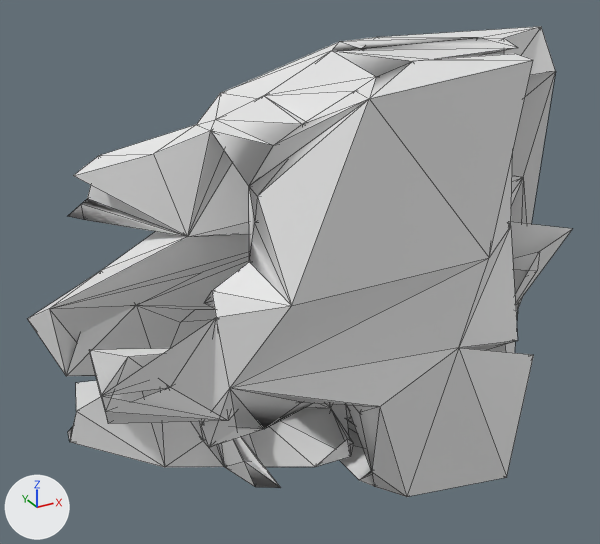
The OBJ model software/models/valkyrie/meshes/reduced_polygon_meshes/palm_Right.obj: old version first, new version second.
The view is the same before and after, from a 50 mm lens placed at (-0.0348, -0.1315, 0.0761), pointed at (0.0446, 0.0129, 0.0039). The lights are fixed; the arrows at lower left show +X, +Y and +Z. Mesh edges are drawn as thin lines. Where no turn or scale is listed for an object, it has been applied to the vertices. Vertices at the same position are counted once.

Objects in the first picture: 'palm_Right'.
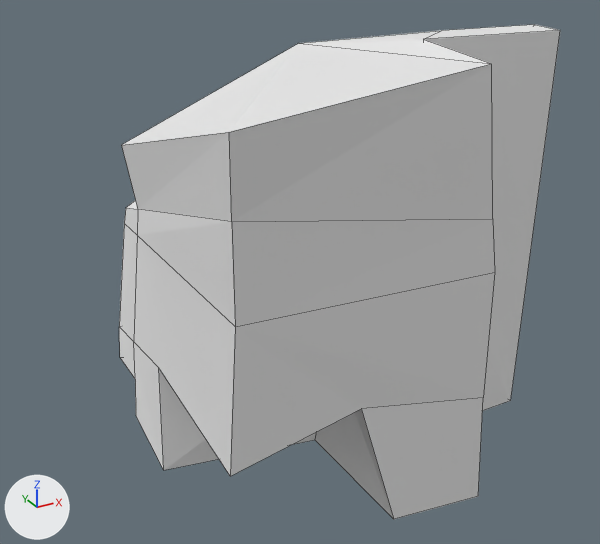
Pixel boxes [x1, y1, x2, y2] of what changed, in the pictures (600 x 544 px):
'palm_Right', reshaped (19% narrower): before [28, 26, 572, 497]; after [119, 25, 560, 519]
part 1 of me_palm_right, rebuilt (16% narrower): before [28, 26, 555, 497]; after [119, 25, 560, 519]
part 2 of me_palm_right, deleted: before [511, 222, 572, 305]

Diff of the bpy script that builds the scene:
```diff
--- a/software/models/valkyrie/meshes/reduced_polygon_meshes/palm_Right.obj.py
+++ b/software/models/valkyrie/meshes/reduced_polygon_meshes/palm_Right.obj.py
@@ mat_material_001 @@
+mat_material_001 = principled_material('Material.001')
+mat_material_001.base_color = (0.8, 0.8, 0.8)  # white #e7e7e7
+mat_material_001.roughness = 1.0
@@ me_palm_right @@
 # used by ob_palm_right; location = (0.0, 0.0, 0.0)
-me_palm_right.from_pydata(...)  # 303 vertices, 806 faces; spans x -0.0111..0.1104, y -0.0196..0.0306, z -0.0472..0.0512
+me_palm_right.from_pydata(...)  # 49 vertices, 43 faces; spans x 0.0099..0.1123, y -0.0219..0.0381, z -0.0508..0.0527
+# me_palm_right part 1: the loose piece of 295 vertices spanning x -0.0111..0.1104, y -0.0196..0.0306, z -0.0472..0.0512 is rebuilt with 49 vertices and now spans x 0.0099..0.1123, y -0.0219..0.0381, z -0.0508..0.0527, in mat_material_001 (white #e7e7e7)
+# me_palm_right part 2: the loose piece of 8 vertices spanning x 0.0808..0.1003, y -0.0104..0.007, z -0.0134..0.0131 is deleted
+me_palm_right.materials.append(mat_material_001)  # white #e7e7e7
```
